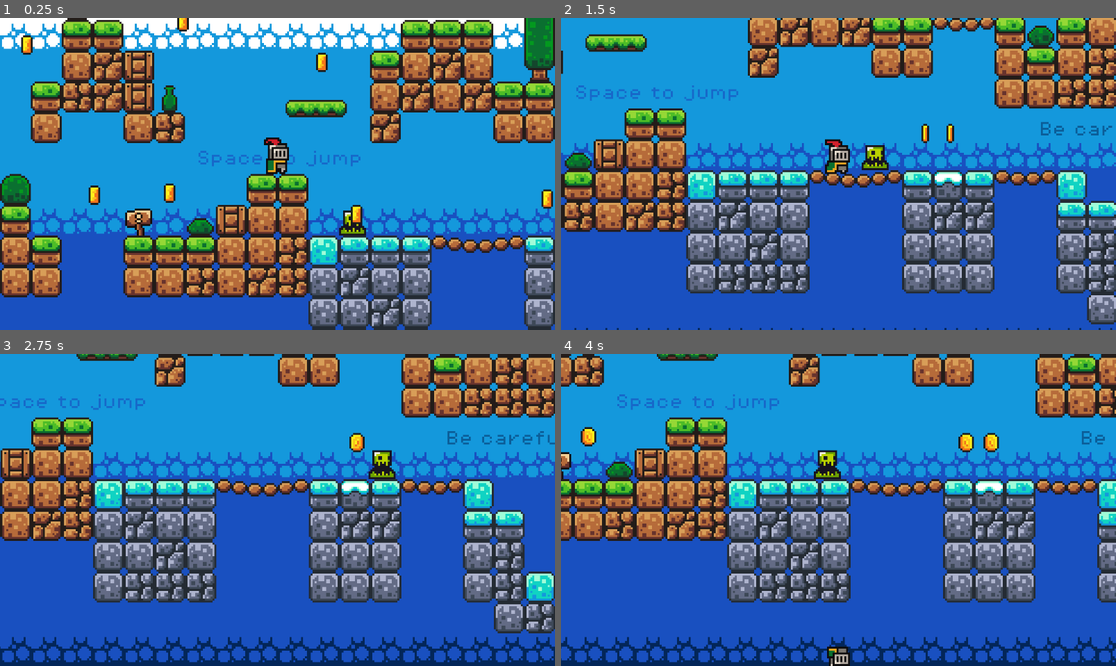
Above: before the commit, frames 1-4 (two rows, left to right).
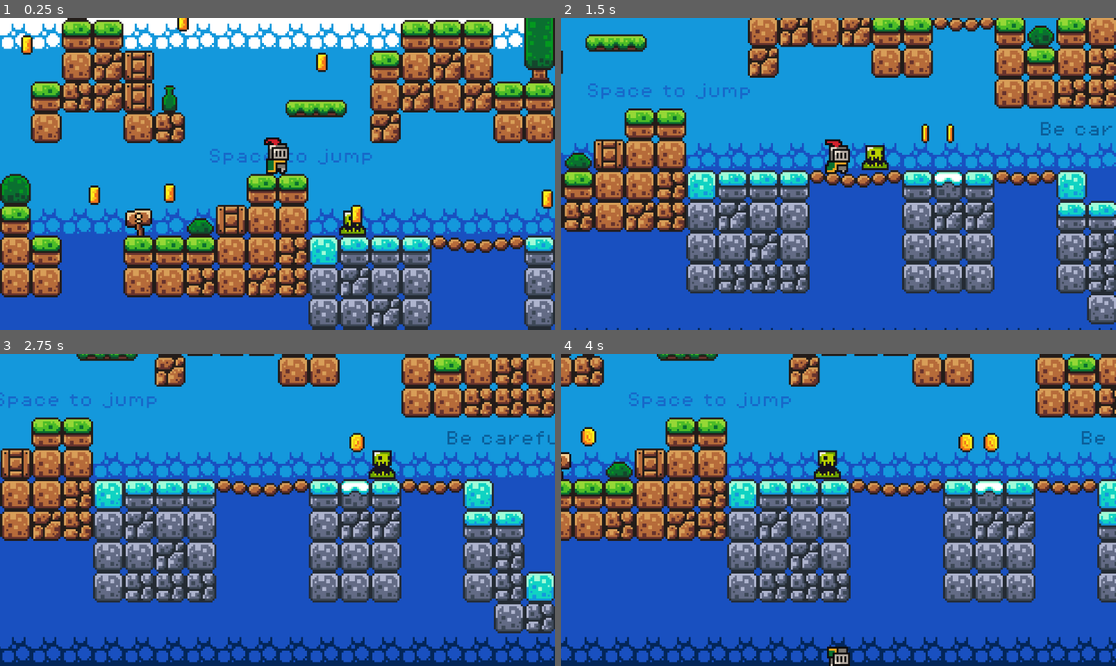
Above: after the commit, the same moments.

Repository: RizalAnas00/Godot-Game-1
Game: Godot game, scene res://Scenes/game.tscn
Same seed, same stepped clock (60 frames per second), same inputs: the game is played once before the commit and once after it. This scene is started directly instead of the project's main scene.
Inputs:
- Up to frame 1 (0.25 s): no input
- Up to frame 2 (1.5 s): hold Right (move_right) from 0.53 s (still down); tap Space (jump) at 0.77 s
- Up to frame 3 (2.75 s): tap Space (jump) at 1.52 s; release Right (move_right) at 2.03 s; hold A (move_left) from 2.03 s (still down)
- Up to frame 4 (4 s): release A (move_left) at 2.78 s; hold Right (move_right) from 2.78 s (still down); tap Space (jump) at 3.02, 3.77 s

The runs differ from the first frame. In frame 1, 0.4% of the frame differs, in the area x 35-67%, y 41-48%; in frame 2, 0.4%; in frame 3, 0.4%; in frame 4, 0.5%, in the area x 10-42%, y 12-18%.

Commit message:
Score Label

Diff:
--- a/Scenes/game.tscn
+++ b/Scenes/game.tscn
@@ -1,7 +1,9 @@
-[gd_scene load_steps=23 format=3 uid="uid://py2xk034s74y"]
+[gd_scene load_steps=25 format=3 uid="uid://py2xk034s74y"]
 
 [ext_resource type="PackedScene" uid="uid://b88bl3n5y7126" path="res://Scenes/player.tscn" id="1_7yj8n"]
+[ext_resource type="Script" path="res://Scripts/game_manager.gd" id="1_doaof"]
 [ext_resource type="Texture2D" uid="uid://de4la80d1biq3" path="res://Assets/sprites/world_tileset.png" id="1_l6u11"]
+[ext_resource type="FontFile" uid="uid://cxng1dhprg88m" path="res://Assets/fonts/PixelOperator8-Bold.ttf" id="2_osw8h"]
 [ext_resource type="PackedScene" uid="uid://cigm877hrlfj3" path="res://Scenes/platform.tscn" id="3_k3dt5"]
 [ext_resource type="PackedScene" uid="uid://dxikn1tl404dn" path="res://Scenes/coin.tscn" id="4_88umh"]
 [ext_resource type="PackedScene" uid="uid://b1xdvsmdxcr4c" path="res://Scenes/killzone.tscn" id="5_ijebb"]
@@ -334,6 +336,22 @@
 
 [node name="Game" type="Node2D"]
 
+[node name="Game Manager" type="Node" parent="."]
+unique_name_in_owner = true
+script = ExtResource("1_doaof")
+
+[node name="ScoreLabel" type="Label" parent="Game Manager"]
+offset_left = 581.0
+offset_top = -38.0
+offset_right = 667.0
+offset_bottom = -28.0
+theme_override_colors/font_color = Color(0.0980392, 0.313726, 0.752941, 0.8)
+theme_override_fonts/font = ExtResource("2_osw8h")
+theme_override_font_sizes/font_size = 8
+horizontal_alignment = 1
+autowrap_mode = 2
+uppercase = true
+
 [node name="TileMap" type="TileMap" parent="."]
 tile_set = SubResource("TileSet_hday1")
 format = 2
@@ -392,6 +410,7 @@
 speed_scale = 0.45
 
 [node name="Coins" type="Node" parent="."]
+unique_name_in_owner = true
 
 [node name="coin" parent="Coins" instance=ExtResource("4_88umh")]
 position = Vector2(23, -42)
@@ -516,10 +535,10 @@
 [node name="Labels" type="Node" parent="."]
 
 [node name="Label" type="Label" parent="Labels"]
-offset_left = -42.0
-offset_top = 4.0
-offset_right = 44.0
-offset_bottom = 14.0
+offset_left = -36.0
+offset_top = 3.0
+offset_right = 50.0
+offset_bottom = 13.0
 theme_override_colors/font_color = Color(0.0980392, 0.313726, 0.752941, 0.670588)
 theme_override_fonts/font = ExtResource("7_2rjft")
 theme_override_font_sizes/font_size = 8
@@ -546,14 +565,26 @@
 text = "Be carefull..."
 
 [node name="Label4" type="Label" parent="Labels"]
-offset_left = 577.0
-offset_top = -2.0
-offset_right = 676.0
-offset_bottom = 8.0
+offset_left = 422.0
+offset_top = -16.0
+offset_right = 521.0
+offset_bottom = -6.0
 theme_override_colors/font_color = Color(0.0117647, 0.14902, 0.34902, 0.517647)
 theme_override_fonts/font = ExtResource("7_2rjft")
 theme_override_font_sizes/font_size = 8
 text = "Its gonna be fun"
+
+[node name="Label7" type="Label" parent="Labels"]
+visibility_layer = 2
+offset_left = 570.0
+offset_top = 13.0
+offset_right = 677.0
+offset_bottom = 32.0
+theme_override_colors/font_color = Color(0.0117647, 0.14902, 0.34902, 0.443137)
+theme_override_fonts/font = ExtResource("7_2rjft")
+theme_override_font_sizes/font_size = 8
+text = "Comeback here to
+ count your coins"
 
 [node name="Label5" type="Label" parent="Labels"]
 offset_left = 1244.0
--- a/Scripts/coin.gd
+++ b/Scripts/coin.gd
@@ -1,9 +1,7 @@
 extends Area2D
 
-
-# Called when the node enters the scene tree for the first time.
-
-
+@onready var game_manager: Node = %"Game Manager"
 
 func _on_body_entered(body: Node2D):
+	game_manager.add_point()
 	queue_free()
--- /dev/null
+++ b/Scripts/game_manager.gd
@@ -0,0 +1,14 @@
+extends Node
+
+var score = 0
+var total_coins = 0
+
+@onready var score_label: Label = $ScoreLabel
+@onready var coins: Node = %Coins
+
+func _ready():
+	total_coins = coins.get_child_count()
+
+func add_point():
+	score += 1
+	score_label.text = "You collected " + str(score) + " / " + str(total_coins) + " coins!"
